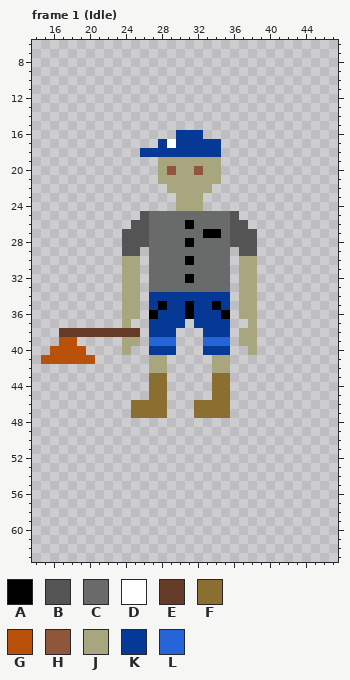
A pixel-art file gets an edit: Sprites.aseprite. The picture above was drawn from the file before the commit.
64x64 pixels, 63 frames. Shown: frame 1 (Idle): x 14..47, y 6..63.
Visible layers, top first: "Hatchet/Head", "Hatchet/Base", "Player/Head", "Player/Arms", "Player/Torso", "Player/Legs".
Palette (. is transparent): A #000000  B #545454  C #696a6a  D #ffffff  E #653a26  F #8a6f30  G #b9510b  H #8f563b  J #a8a67f  K #063995  L #2665d8
Pixels before, frame 1 (Idle), first column x 15:
16 ...............KKK......
17 .............KDKKKKK....
18 ...........KKKKKKKKK....
19 .............JJJJJJJ....
20 .............JHJJHJJ....
21 .............JJJJJJJ....
22 ..............JJJJJ.....
23 ...............JJJ......
24 ...............JJJ......
25 ...........BCCCCCCCCCB..
26 ..........BBCCCCACCCCBB.
27 .........BBBCCCCCCAACBBB
28 .........BBBCCCCACCCCBBB
29 .........BB.CCCCCCCCC.BB
30 .........JJ.CCCCACCCC.JJ
31 .........JJ.CCCCCCCCC.JJ
32 .........JJ.CCCCACCCC.JJ
33 .........JJ.CCCCCCCCC.JJ
34 .........JJ.KKKKKKKKK.JJ
35 .........JJ.KAKKAKKAK.JJ
36 .........JJ.AKKKAKKKA.JJ
37 .........J..KKKK.KKKK..J
38 ..EEEEEEEEE.KKK...KKK.JJ
39 ..GG.....JJ.LLL...LLL.JJ
40 .GGGG....J..KKK...KKK..J
41 GGGGGG......JJ.....JJ...
42 ............JJ.....JJ...
43 ............FF.....FF...
44 ............FF.....FF...
45 ............FF.....FF...
46 ..........FFFF...FFFF...
47 ..........FFFF...FFFF...
After:
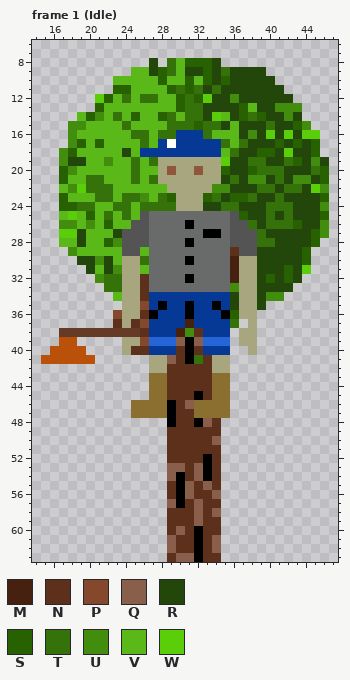
Colours new in this view: M #462110  N #5c301b  P #84482c  Q #895e4a  R #23460a  S #286200  T #35730a  U #428c0e  V #5ab918  W #5acf09
The exact change:
layer "Icons/TreeIcon" added
layer "Icons/LogsIcon" added
Changed rows in their new state; - is an unchanged pixel.
Frame 1 (Idle), layers "Icons/LogsIcon", "Icons/TreeIcon":
first column x 17:
 8 ----------R-TVSSSR------------
 9 --------VVRSTVRRSRTRRRR-------
10 ------VVVVVSVVSVSRSRRRRR------
11 ------SSVVVVSTSTRTRRRRRRR-----
12 ----WSVTVTTVVSTSWRRURRRRRR----
13 ----SVVVVVVVVSTTRRRRSVRRUUU---
14 --VSUVTVSVVSTVTTRWVRSTSRRUR---
15 -UUVVVVTVVVVTTTSTTRVRRRTRRSU--
16 -UVVVVVVTTVTT---TVVVRURWRWRWW-
17 -USVSVVVVTV-------TVTRRRSRSRS-
18 USVVVVVRV---------VTRRSSRWRRS-
19 URRVVUVVTVT-------WRRTTRRTSRUR
20 SUVVVVVVTVV-------SRRSTTTRRRTS
21 SVVTTVVVTVT-------RTRUURTRUURS
22 VUWTTTVVVVVV-----UURRRTTRTTRWU
23 SVVVTTVTTUVTS---STRSSTRRTRRRRS
24 SSTTVVTTVTTTT---RRTTRRRTTTRRRU
25 VWVSVTVTV-----------SRRTRTRRRS
26 UUVUVSVV-------------TRTTTSRRU
27 WWRVVVR---------------TRRRRRSU
28 VVRVVSU---------------TTRRRRS-
29 -UVVVVV--V---------N--RRRRRS--
30 --RRURV--T---------M--RRRRRS--
31 ---RVRU--V---------M--RRRSRW--
32 ----UTT--N---------M--RSRSR---
33 -----TT--N---------U--RRRR----
34 ------V--N---------R--RUU-----
35 ---------P---------R--R-------
36 ------P--N---------S----------
37 ------N-NP----M----T----------
38 ---------N---MUN--------------
39 ---------P---QAQ--------------
40 --------NN---NAN--------------
41 ------------QNATN-------------
42 ------------NNNNN-------------
43 ------------NNNNN-------------
44 ------------NNNNN-------------
45 ------------NNNAN-------------
46 ------------ANQ---------------
47 ------------ANN---------------
48 ------------ANNAQN------------
49 ------------NNNNNN------------
50 ------------NNNNNQ------------
51 ------------NNNNNN------------
52 ------------NNNNAN------------
53 ------------QQNQAN------------
54 ------------QANQAN------------
55 ------------NAQNQN------------
56 ------------NAQNNQ------------
57 ------------QANQNN------------
58 ------------NNNQNQ------------
59 ------------NNNQNN------------
60 ------------NQNANN------------
61 ------------QNNANQ------------
62 ------------QNNANQ------------
63 ------------NQQANN------------
